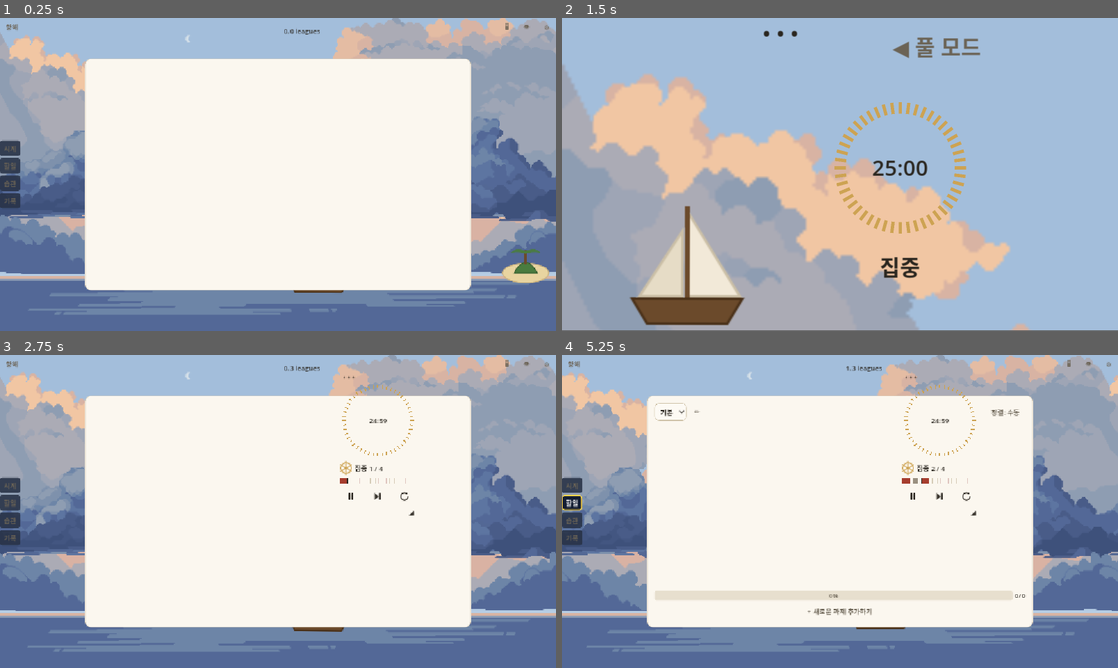
Above: before the commit, frames 1-4 (two rows, left to right).
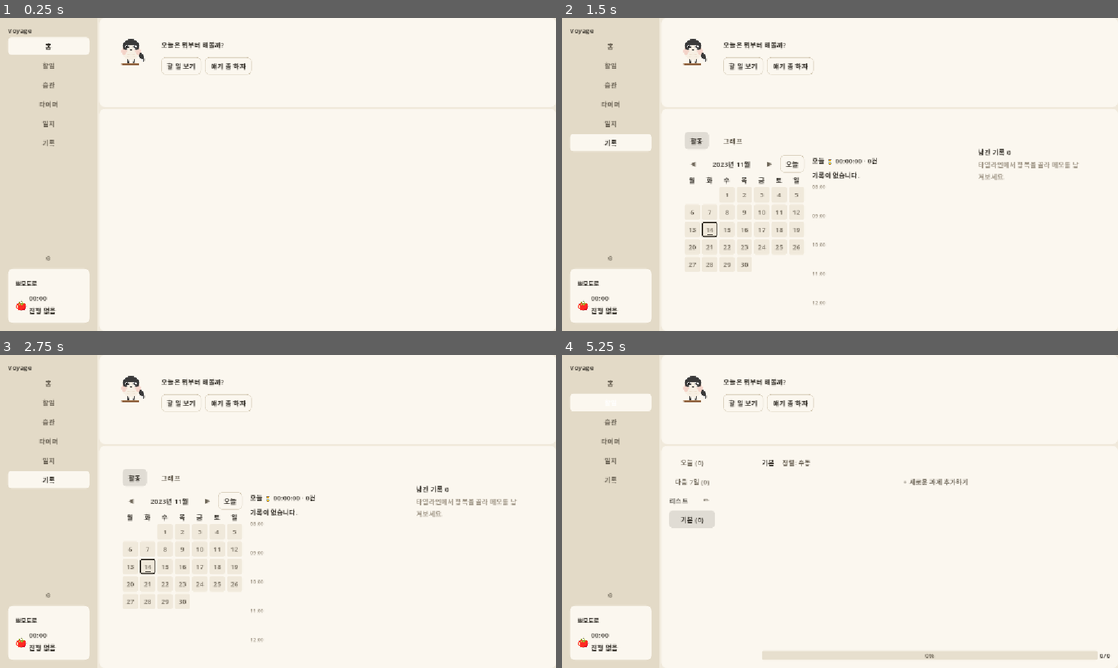
Above: after the commit, the same moments.

Repository: gee03143/voyager
Game: Godot game, scene res://scenes/MainShell.tscn
The game is run twice, just before and just after one commit, with the same random seed, the same clock (stepped at 60 frames per second) and the same inputs. Before the commit the project starts from res://scenes/World.tscn.
Inputs (mouse positions are in pixels of both pictures, inside the frame that each line leads up to):
- Up to frame 1 (0.25 s): no input
- Up to frame 2 (1.5 s): click (573, 149) at 0.5 s, where only the run before the commit has a clickable "시계"; click (667, 165) at 1.27 s
- Up to frame 3 (2.75 s): click (372, 383) at 2 s, where only the run before the commit has a clickable "◀ 풀 모드"
- Up to frame 4 (5.25 s): click (940, 495) at 2.77 s; click (940, 495) at 3.52 s; click (612, 383) at 4.25 s, where only the run after the commit has a clickable "홈"; click "할일" at 5 s
In our replay, in frame 2 the window is 800x449 before the commit and 800x450 after it. These sizes can differ from the game's own. Grey fills any space a smaller window leaves; there, only what the larger window draws over its background counts as a difference.

The runs differ from the first frame. In frame 1, 50% of the frame differs, in the area x 0-100%, y 0-100%; in frame 2, 99%; in frame 3, 52%; in frame 4, 54%.

Commit message:
프로젝트 진입점 전환
* World.tscn -> MainShell.tscn

Diff:
--- a/project.godot
+++ b/project.godot
@@ -11,7 +11,7 @@
 [application]
 
 config/name="Voyager"
-run/main_scene="uid://cnnerwoxqu3m8"
+run/main_scene="uid://drbksltg435d4"
 config/features=PackedStringArray("4.6", "Mobile")
 config/icon="res://icon.svg"
 
Binary file changed: localization/translations.en.translation
